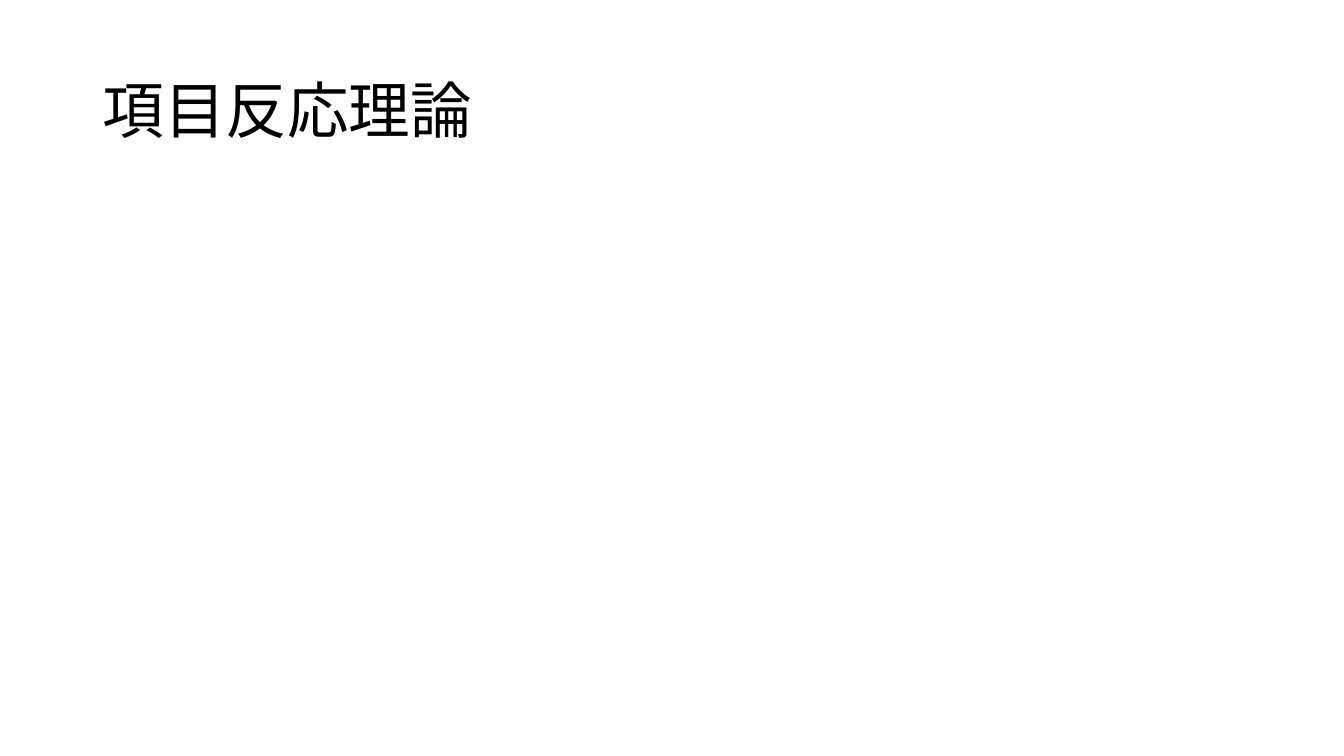
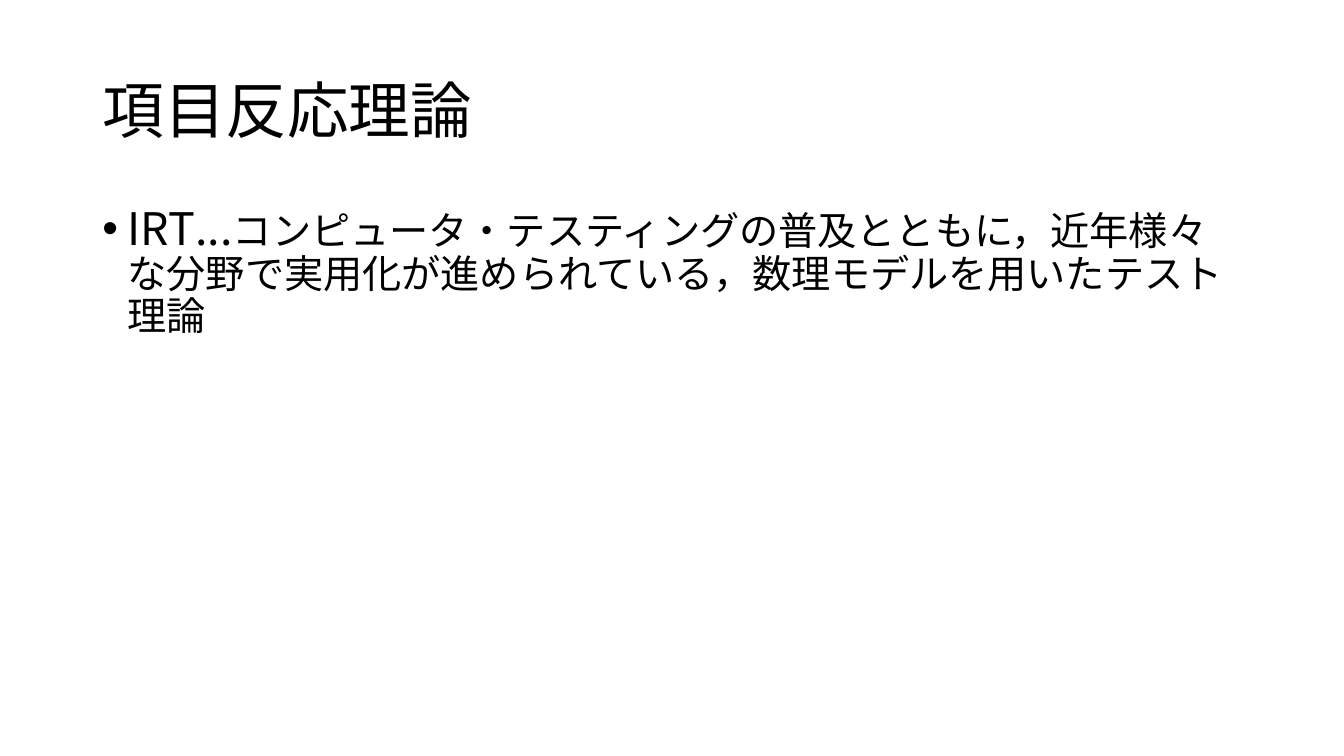
Before and after one commit to Mayu925/lab, a slide deck: slide 3 of chukan/発表スライド.pptx (slide 4 before the commit). Drawn at 1344x756 pixels with LibreOffice and Linux fonts; fonts in the diff are those of the drawing; grey boxes stand for pictures. Boxes give left, top, right and bottom in pixels: in the first picture for what was removed or moved away, otherwise in the second. Text is boxed around its words. In the diff, an @@ line names an element or a change of style, - is before the commit and + after.

```diff
--- a/chukan/発表スライド.pptx
+++ b/chukan/発表スライド.pptx
@@ text added at <box>128,212,1223,333</box>, 28 pt, text #000000 @@
+• IRT...コンピュータ・テスティングの普及とともに，近年様々な分野で実用化が進められている，数理モデルを用いたテスト理論
```
Also in this commit, not shown: 5 other slides changed, 3 slides added, 10 other files.
